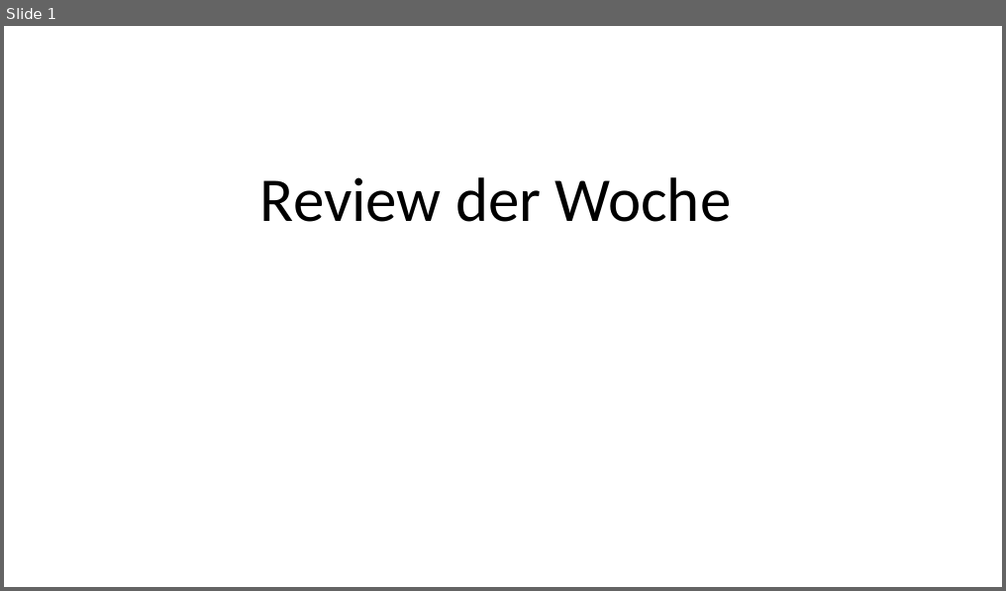
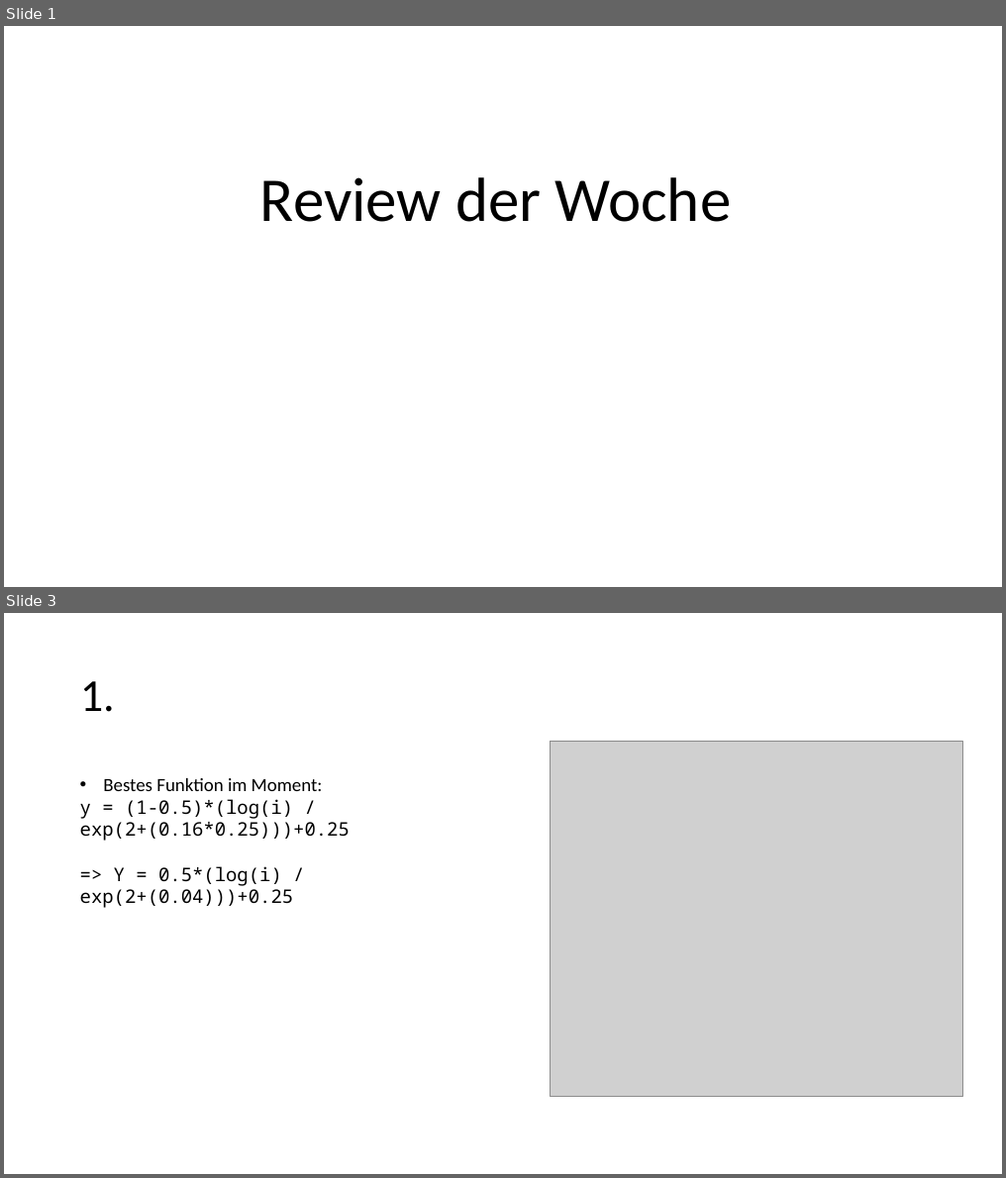
Before and after one commit to resist95/activation-ba, a slide deck: Review der Woche.odp. Shown one above the other, each under a label of ours: slide 1 before the commit, slides 1 and 3 after it; the slides between them are not shown. The pictures are 1006x591 and 1006x1178 pixels, drawn with LibreOffice and Linux fonts; fonts in the diff are those of the drawing; grey boxes stand for pictures. Boxes give left, top, right and bottom in pixels: in the first picture for what was removed or moved away, otherwise in the second. Text is boxed around its words. In the diff, an @@ line names an element or a change of style, - is before the commit and + after.

```diff
--- a/Review der Woche.odp
+++ b/Review der Woche.odp
@@ slide 3 added at bbox=[4, 613, 1002, 1174], background #FFFFFF @@
@@ title added at bbox=[80, 681, 115, 712], 44 pt, text #000000 @@
+1.
@@ picture added at bbox=[549, 741, 963, 1097] @@
@@ text added at bbox=[80, 778, 350, 908], 18 pt, text #000000 @@
+• Bestes Funktion im Moment:
+y = (1-0.5)*(log(i) / exp(2+(0.16*0.25)))+0.25
+=> Y = 0.5*(log(i) / exp(2+(0.04)))+0.25
```
Also in this commit, not shown: 3 other slides added, 3 slides removed, 10 other files.
